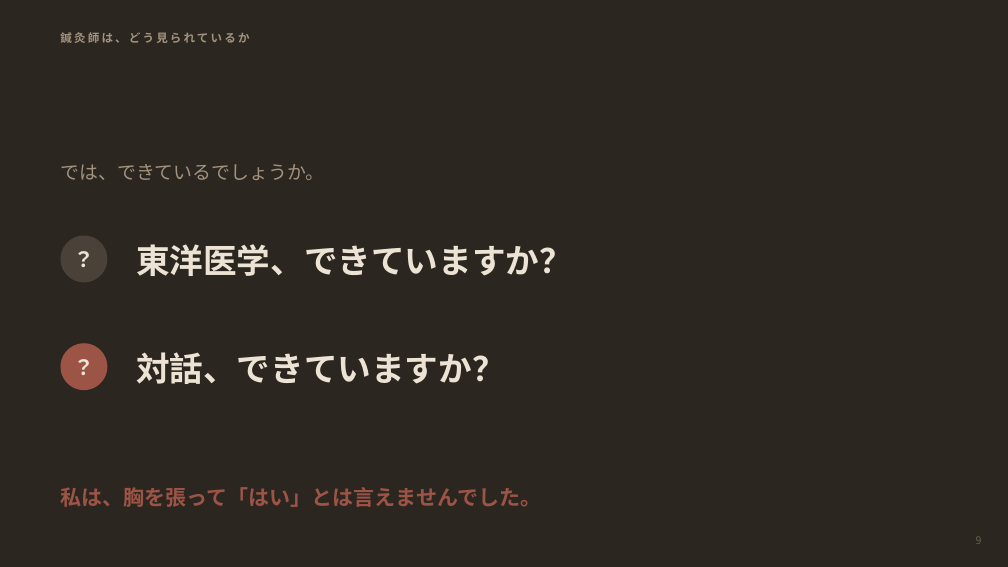
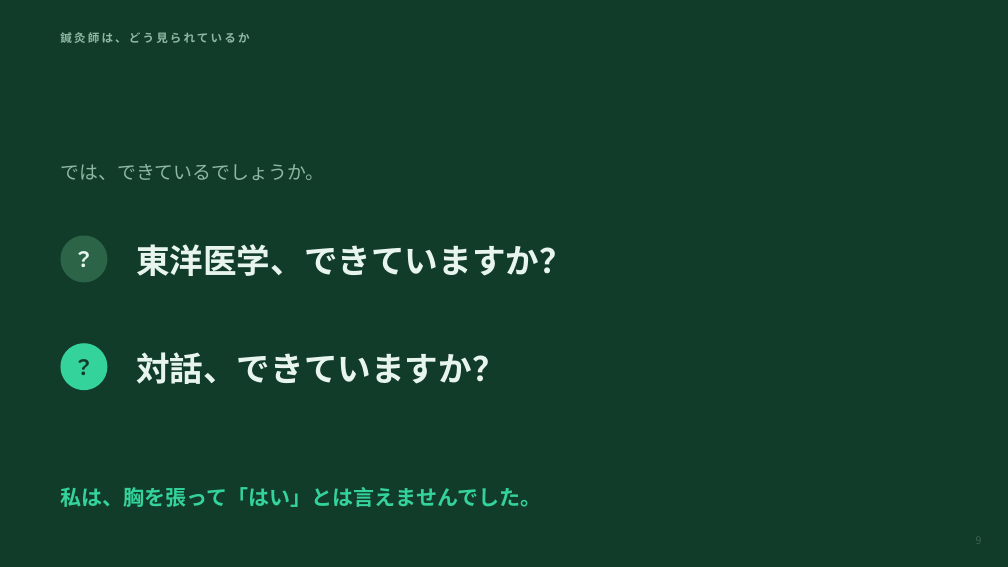
Before and after one commit to mananyon/manayonekura, a slide deck: slide 9 of docs/slides/APNET-keicho-60min.pptx. Drawn at 1008x567 pixels with LibreOffice and Linux fonts; fonts in the diff are those of the drawing. Boxes give left, top, right and bottom in pixels: in the first picture for what was removed or moved away, otherwise in the second. Text is boxed around its words. In the diff, an @@ line names an element or a change of style, - is before the commit and + after.

```diff
--- a/docs/slides/APNET-keicho-60min.pptx
+++ b/docs/slides/APNET-keicho-60min.pptx
@@ background #2B2620 to #123C2A @@
@@ text "鍼灸師は、どう見られているか" at <box>60,32,249,43</box>: text colour #A2937F to #8FB8A2 @@
@@ text "では、できているでしょうか。" at <box>60,164,324,180</box>: text colour #A2937F to #8FB8A2 @@
@@ text colour #ECE3D4 to #E8F5EE in 3 elements at <box>136,244,573,276</box>, <box>136,352,506,384</box>, <box>60,230,107,288</box> @@
@@ ellipse at <box>60,236,107,283</box>: fill #4A4239 to #2C6448 @@
@@ text "？" at <box>60,338,107,396</box>: text colour #ECE3D4 to #123C2A @@
@@ ellipse at <box>60,343,107,390</box>: fill #9C5446 to #34D39B @@
@@ text "私は、胸を張って「はい」とは言えませんでした。" at <box>60,487,541,507</box>: text colour #9C5446 to #34D39B @@
@@ text "9" at <box>976,533,982,548</box>: text colour #6B5F51 to #3A6450 @@
```
Also in this commit, not shown: 62 other slides changed, 2 other files.
